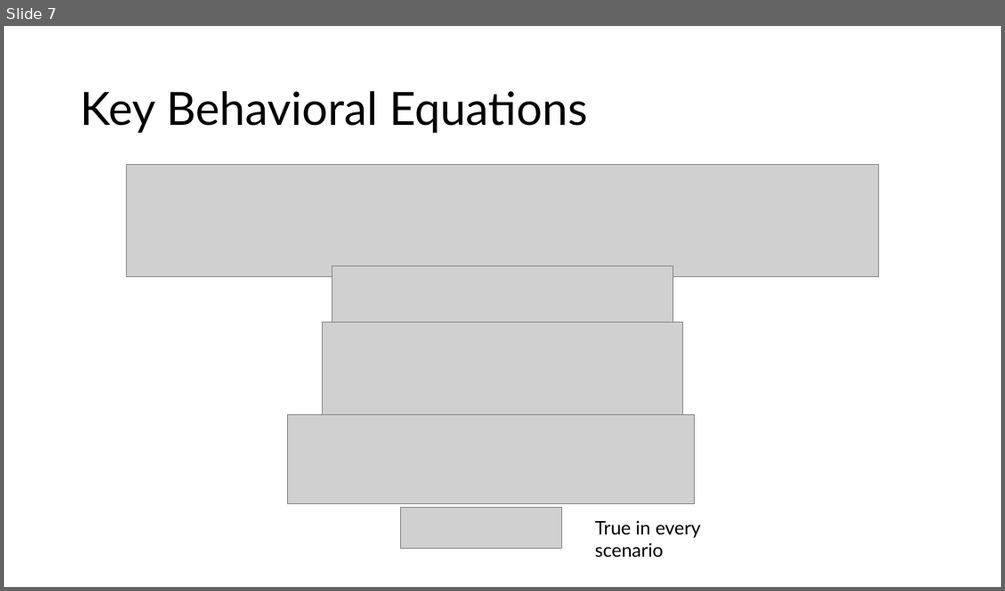
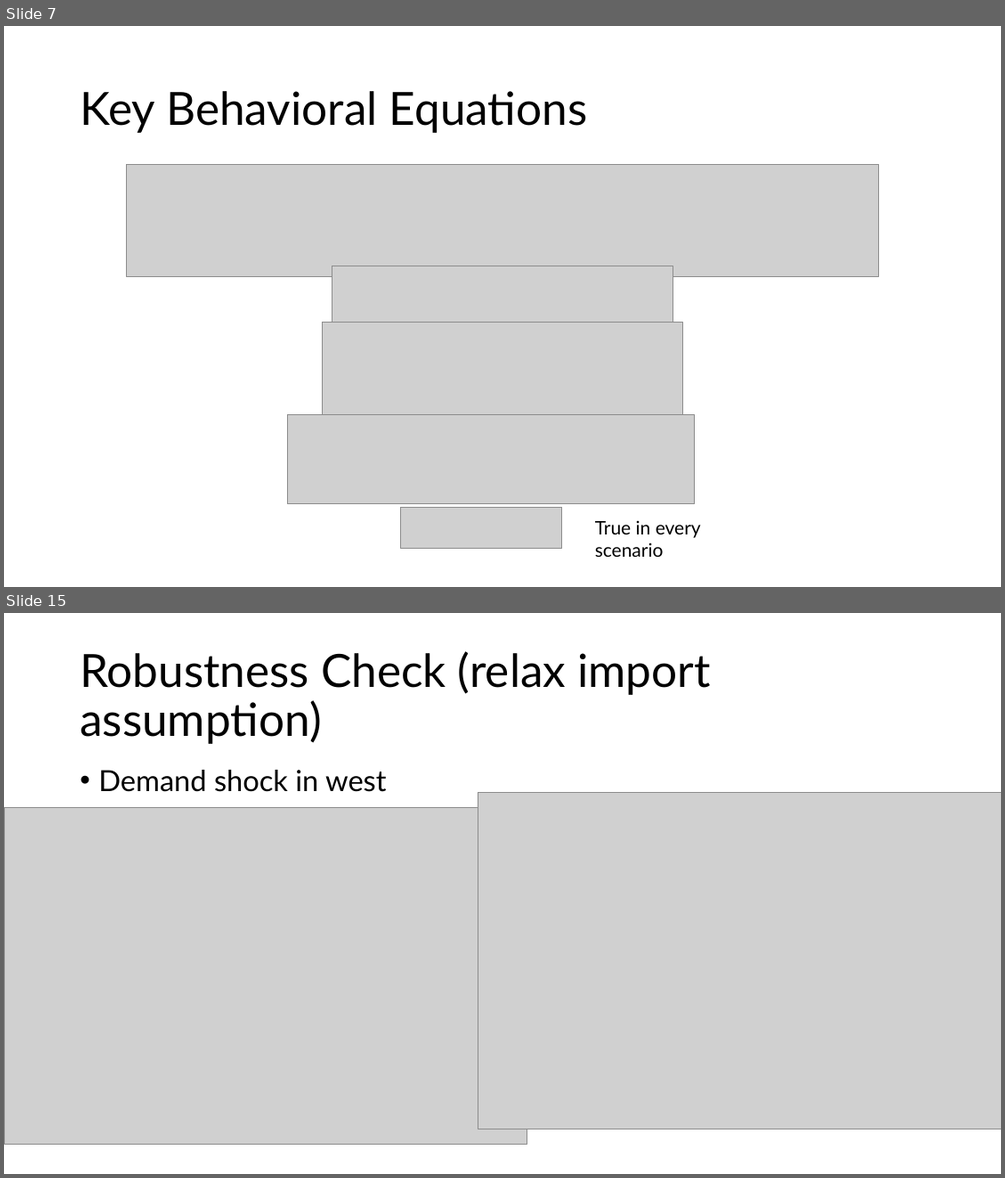
Before and after one commit to xcnecon/sfc, a slide deck: FinalPre.pptx. Shown one above the other, each under a label of ours: slide 7 before the commit, slides 7 and 15 after it; the slides between them are not shown. The pictures are 1005x591 and 1005x1178 pixels, drawn with LibreOffice and Linux fonts; fonts in the diff are those of the drawing; grey boxes stand for pictures. Boxes give left, top, right and bottom in pixels: in the first picture for what was removed or moved away, otherwise in the second. Text is boxed around its words. In the diff, an @@ line names an element or a change of style, - is before the commit and + after.

```diff
--- a/FinalPre.pptx
+++ b/FinalPre.pptx
@@ slide 15 added at (x1=4, y1=613, x2=1001, y2=1174), background #FFFFFF @@
@@ title added at (x1=80, y1=651, x2=710, y2=744), 44 pt, text #000000 @@
+Robustness Check (relax import assumption)
@@ text added at (x1=98, y1=770, x2=386, y2=792), 28 pt, text #000000 @@
+• Demand shock in west
@@ picture added at (x1=477, y1=793, x2=1001, y2=1129) @@
@@ picture added at (x1=4, y1=807, x2=527, y2=1144) @@
```
Also in this commit, not shown: 2 slides changed, 17 other slides added, 4 other files.
